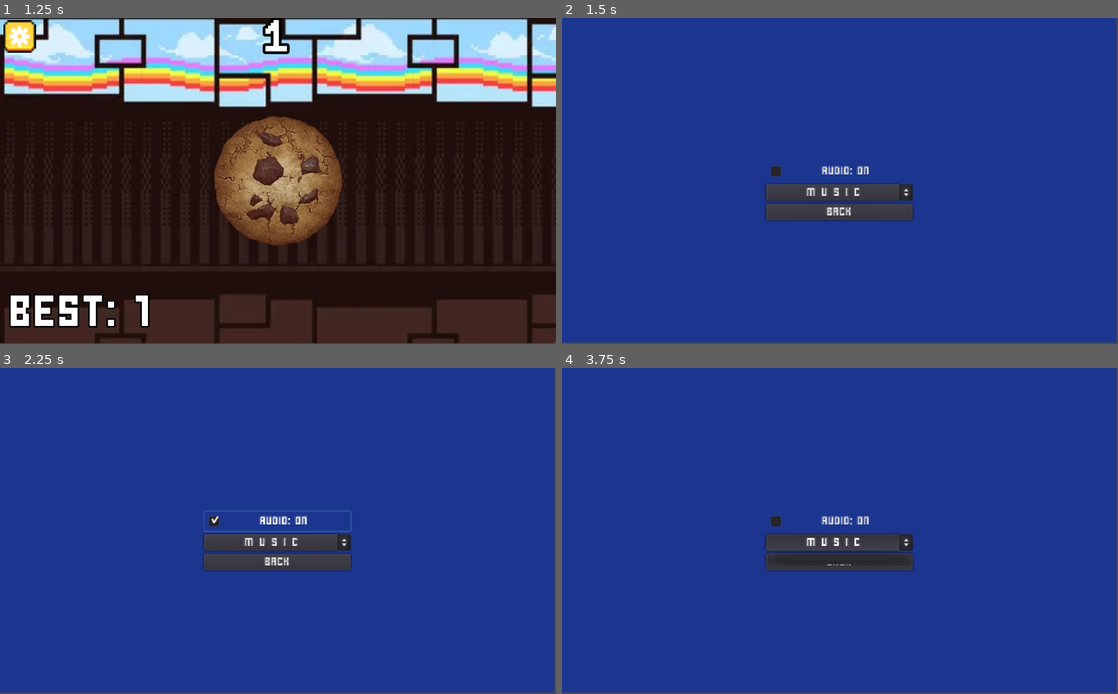
Above: before the commit, frames 1-4 (two rows, left to right).
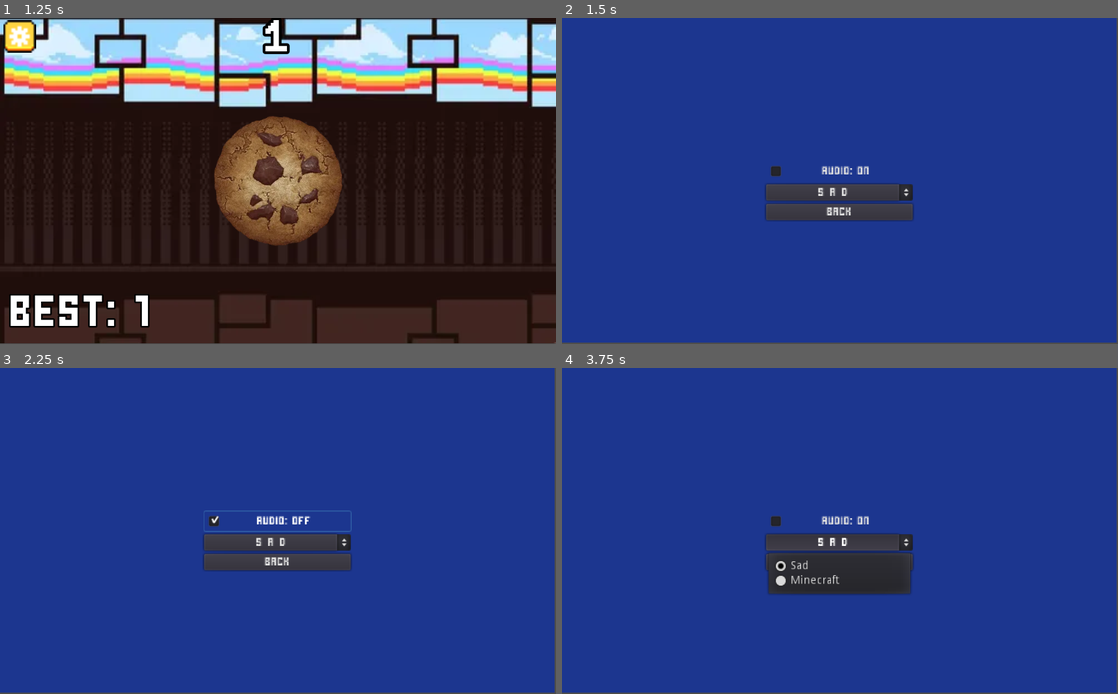
Above: after the commit, the same moments.

Repository: kaito618/platformer-game
Game: Godot game, scene res://scenes/main.tscn
Two runs of this game, one before a commit and one after it. Both use one fixed random seed, a clock stepped at 60 frames per second and the inputs below.
Inputs (mouse positions are in pixels of both pictures, inside the frame that each line leads up to):
- Up to frame 1 (1.25 s): click (278, 181) at 0.5 s
- Up to frame 2 (1.5 s): click (584, 37) at 1.25 s
- Up to frame 3 (2.25 s): click "Audio: ON" at 2 s
- Up to frame 4 (3.75 s): click "Audio: ON" (after the commit: "Audio: OFF") at 2.75 s; click "Music" (after the commit: "Sad") at 3.5 s

Frame 1 is identical in both runs. In frame 2, 0.2% of the frame differs, in the area x 43-54%, y 52-55%; in frame 3, 0.3%; in frame 4, 2.2%, in the area x 37-63%, y 52-70%.

Commit message:
FIXED ALL BUGS added music list with music playlists and got the skins workings

Diff:
--- a/scenes/main.tscn
+++ b/scenes/main.tscn
@@ -83,10 +83,12 @@
 
 [node name="click" type="AudioStreamPlayer" parent="."]
 stream = ExtResource( 7 )
+volume_db = -1.198
 
 [node name="settings" type="Button" parent="."]
 margin_right = 72.0
 margin_bottom = 68.0
+action_mode = 0
 icon = SubResource( 3 )
 flat = true
 expand_icon = true
--- a/scenes/settings.tscn
+++ b/scenes/settings.tscn
@@ -63,4 +63,5 @@
 text = "Back"
 
 [connection signal="toggled" from="VBoxContainer/musictoogle" to="." method="_on_musictoogle_toggled"]
+[connection signal="item_selected" from="VBoxContainer/MusicSelector" to="." method="_on_MusicSelector_item_selected"]
 [connection signal="pressed" from="VBoxContainer/back" to="." method="_on_back_pressed"]
--- a/scripts/MusicHandler.gd
+++ b/scripts/MusicHandler.gd
@@ -5,12 +5,12 @@
 # Dictionary to hold your songs
 var playlists = {
 	"Sad": [
-		load("res://assets/sad1.mp3"),
-		load("res://assets/sad2.mp3")
+		load("res://assets/songs/sad1.mp3"),
+		load("res://assets/songs/sad2.mp3")
 	],
 	"Minecraft": [
-		load("res://assets/mc1.mp3"),
-		load("res://assets/mc2.mp3")
+		load("res://assets/songs/M1.mp3"),
+		load("res://assets/songs/M2.mp3")
 	]
 }
 
--- a/scripts/main.gd
+++ b/scripts/main.gd
@@ -4,20 +4,22 @@
 
 func _ready():
 	load_high_score()
-	# Apply current skin to all states
 	var tex = load(Global.current_skin_path)
 	if tex:
 		$TextureButton.texture_normal = tex
 		$TextureButton.texture_pressed = tex
 		$TextureButton.texture_hover = tex
 
-	# Initial text setup
 	$score.text = str(Global.total_cookies)
 	$highscore.text = "Best: " + str(Global.high_score)
 
 	$TextureButton.rect_pivot_offset = $TextureButton.rect_size / 2
 
 func _on_TextureButton_pressed():
+	# Added: Starts music on the first click
+	if not MusicHandler.player.playing:
+		MusicHandler.play_current_selection()
+
 	Global.total_cookies += 1
 	$score.text = str(Global.total_cookies)
 
--- a/scripts/settings.gd
+++ b/scripts/settings.gd
@@ -1,27 +1,34 @@
 extends Control
 
 func _ready():
-	# Sync the audio button text
+	var btn = find_node("musictoogle")
+	var selector = find_node("MusicSelector")
+	if selector:
+		selector.clear()
+		selector.add_item("Sad")
+		selector.add_item("Minecraft")
+
+	if btn:
+		var bus_idx = AudioServer.get_bus_index("Master")
+		var is_muted = AudioServer.is_bus_mute(bus_idx)
+		btn.pressed = is_muted
+		btn.text = "Audio: " + ("OFF" if is_muted else "ON")
+
+func _on_musictoogle_toggled(button_pressed):
 	var bus_idx = AudioServer.get_bus_index("Master")
-	var is_muted = AudioServer.is_bus_mute(bus_idx)
+	AudioServer.set_bus_mute(bus_idx, button_pressed)
 
-	# Path updated to include VBoxContainer
-	$VBoxContainer/musictoogle.text = "Audio: " + ("OFF" if is_muted else "ON")
-
-func _on_musictoogle_pressed():
-	var bus_idx = AudioServer.get_bus_index("Master")
-	var is_muted = not AudioServer.is_bus_mute(bus_idx)
-	AudioServer.set_bus_mute(bus_idx, is_muted)
-
-	# Path updated to include VBoxContainer
-	$VBoxContainer/musictoogle.text = "Audio: " + ("OFF" if is_muted else "ON")
+	var btn = find_node("musictoogle")
+	if btn:
+		btn.text = "Audio: " + ("OFF" if button_pressed else "ON")
 
 func _on_back_pressed():
 	get_tree().change_scene("res://scenes/main.tscn")
 
 func _on_MusicSelector_item_selected(index):
-	# Path updated to include VBoxContainer
-	if index == 0:
-		MusicHandler.switch_playlist("Sad")
-	elif index == 1:
-		MusicHandler.switch_playlist("Minecraft")
+	var handler = get_node_or_null("/root/MusicHandler")
+	if handler:
+		if index == 0:
+			handler.switch_playlist("Sad")
+		elif index == 1:
+			handler.switch_playlist("Minecraft")
Not shown, added: assets/songs/M1.mp3.import
Not shown, added: assets/songs/M2.mp3.import
Not shown, added: assets/songs/m1.mp3.import
Not shown, added: assets/songs/m2.mp3.import
Not shown, added: assets/songs/sad1.mp3.import
Not shown, added: assets/songs/sad2.mp3.import
Not shown, added: assets/songs/M1.mp3
Not shown, added: assets/songs/M2.mp3
Not shown, added: assets/songs/m1.mp3
Not shown, added: assets/songs/m2.mp3
Not shown, added: assets/songs/sad1.mp3
Not shown, added: assets/songs/sad2.mp3
